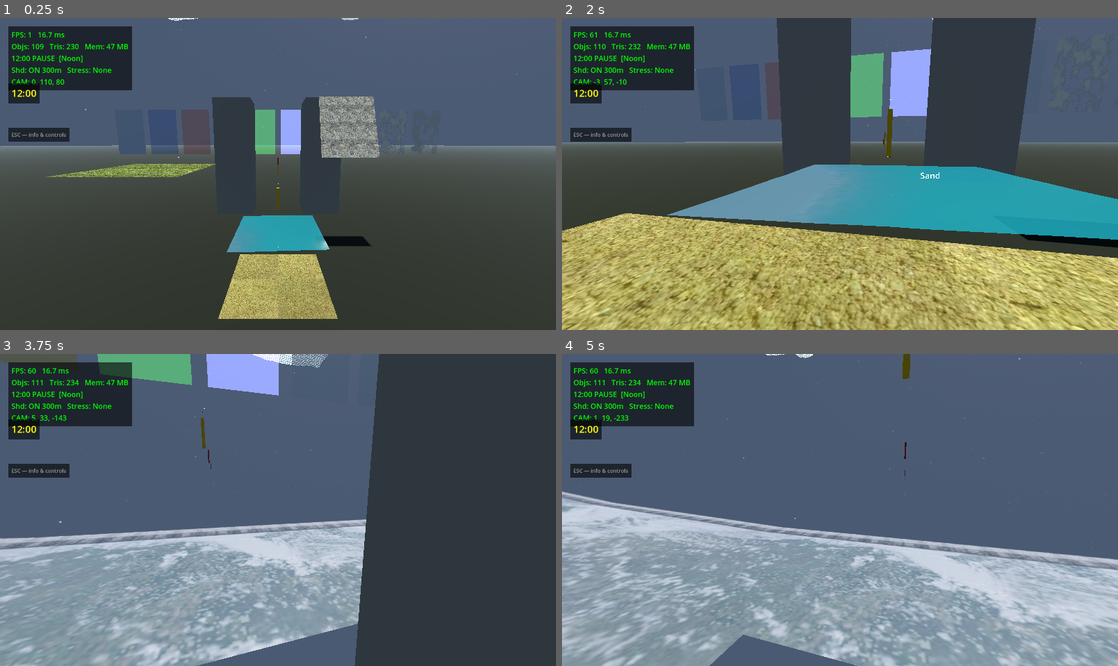
Above: before the commit, frames 1-4 (two rows, left to right).
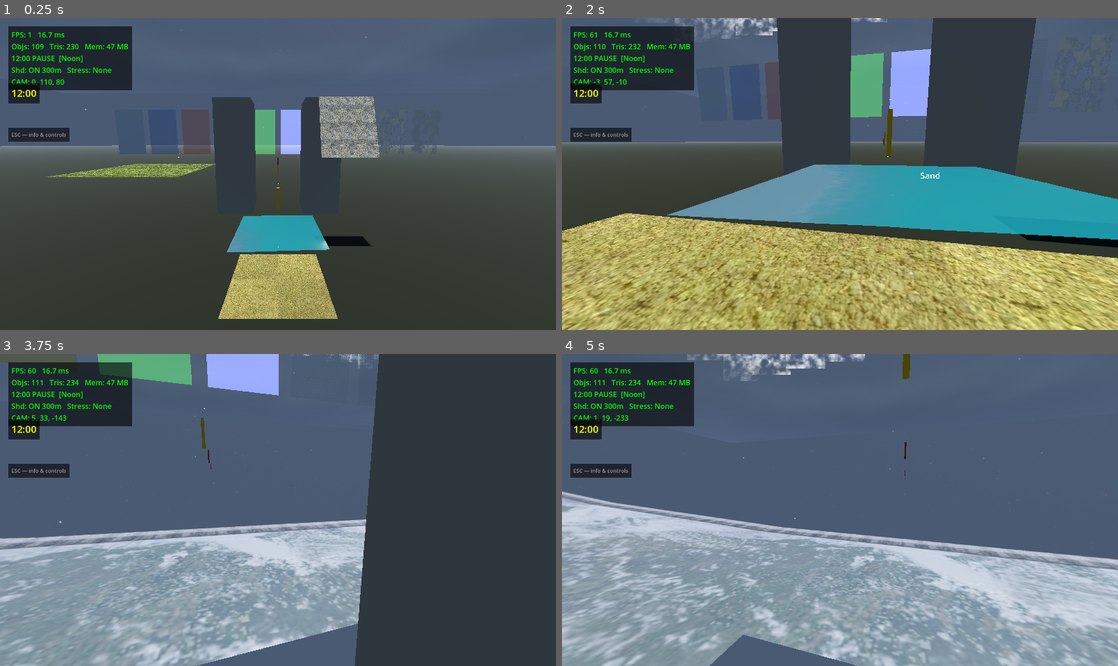
Above: after the commit, the same moments.

Repository: shovelhead24/possession
Game: Godot game, scene res://lighting_test.tscn
Two runs of this game, one before a commit and one after it. Both use one fixed random seed, a clock stepped at 60 frames per second and the inputs below.
Inputs (mouse positions are in pixels of both pictures, inside the frame that each line leads up to):
- Up to frame 1 (0.25 s): no input
- Up to frame 2 (2 s): tap Enter (ui_accept) at 0.5 s; move the mouse to (867, 174) at 0.52 s; hold C 0.53-1.28 s; hold W (move_forward) from 0.53 s (still down); click (867, 174) at 0.67 s; tap Space (jump) at 0.77, 1.52 s; move the mouse to (812, 174) at 1.27 s; tap E (interact) at 1.35 s; tap C at 1.55 s
- Up to frame 3 (3.75 s): keep holding W (move_forward); move the mouse to (289, 503) at 2.02 s; press the mouse at (289, 503) at 2.03 s; tap C at 2.3, 3.05 s; move the mouse to (272, 516) at 2.77 s; release the mouse at (272, 516) at 2.78 s; tap Q (switch_weapon) at 2.85 s; click (272, 516) at 2.92 s; tap Space (jump) at 3.02 s; move the mouse to (316, 513) at 3.52 s; hold F (toggle_fly) from 3.53 s (still down)
- Up to frame 4 (5 s): keep holding W (move_forward); tap Space (jump) at 3.77, 4.52 s; tap C at 3.8, 4.35 s; move the mouse to (795, 506) at 4.27 s; release F (toggle_fly) at 4.28 s

The runs differ from the first frame. In frame 1, less than 0.1% of the frame differs, in the area x 10-65%, y 0-24%; in frame 2, 0.6%; in frame 3, 0.3%; in frame 4, 0.9%, in the area x 22-94%, y 0-21%.

Commit message:
feat(clouds): blend_mix LOD system — MC close, billboard mid/far, animated layers
- cloud_layer_shader: depth_draw_never + per-layer wind animation via TIME
- cloud_billboard_shader: new camera-facing quad, FBM+blend_mix, noise_offset per chunk
- cloud_system: LODS now typed (0=MC, 1=billboard), billboard spawning,
  per-layer wind params from LAYER_WIND, layer planes always visible as background

Co-Authored-By: Claude Sonnet 4.6 <noreply@anthropic.com>

Diff:
--- /dev/null
+++ b/game/cloud_billboard_shader.gdshader
@@ -0,0 +1,44 @@
+shader_type spatial;
+render_mode cull_disabled, shadows_disabled, blend_mix, depth_draw_never, unshaded;
+
+uniform vec3  color_top    : source_color = vec3(1.0, 1.0, 1.0);
+uniform vec3  color_bottom : source_color = vec3(0.58, 0.64, 0.72);
+uniform float coverage     : hint_range(0.0, 1.0) = 0.50;
+uniform float softness     : hint_range(0.05, 0.5) = 0.22;
+uniform vec2  noise_offset = vec2(0.0, 0.0);
+
+float _h2(vec2 p) {
+	p = fract(p * vec2(0.1031, 0.1030));
+	p += dot(p, p.yx + 33.33);
+	return fract((p.x + p.y) * p.x);
+}
+
+float _vn(vec2 p) {
+	vec2 i = floor(p); vec2 f = fract(p);
+	f = f * f * (3.0 - 2.0 * f);
+	return mix(mix(_h2(i), _h2(i + vec2(1.0, 0.0)), f.x),
+	           mix(_h2(i + vec2(0.0, 1.0)), _h2(i + vec2(1.0, 1.0)), f.x), f.y);
+}
+
+float _fbm(vec2 p) {
+	float v = 0.0, a = 0.5;
+	for (int i = 0; i < 5; i++) { v += a * _vn(p); p *= 2.1; a *= 0.5; }
+	return v;
+}
+
+void vertex() {
+	float sx = length(MODELVIEW_MATRIX[0].xyz);
+	float sy = length(MODELVIEW_MATRIX[1].xyz);
+	float sz = length(MODELVIEW_MATRIX[2].xyz);
+	MODELVIEW_MATRIX[0] = vec4(sx, 0.0, 0.0, MODELVIEW_MATRIX[0].w);
+	MODELVIEW_MATRIX[1] = vec4(0.0, sy, 0.0, MODELVIEW_MATRIX[1].w);
+	MODELVIEW_MATRIX[2] = vec4(0.0, 0.0, sz, MODELVIEW_MATRIX[2].w);
+}
+
+void fragment() {
+	vec2 uv = (UV - 0.5) * 6.0 + noise_offset + vec2(TIME * 0.008, 0.0);
+	float d = _fbm(uv);
+	d = smoothstep(1.0 - coverage - softness, 1.0 - coverage + softness, d);
+	ALBEDO = mix(color_bottom, color_top, d * 0.4 + 0.3);
+	ALPHA = d;
+}
--- a/game/cloud_layer_shader.gdshader
+++ b/game/cloud_layer_shader.gdshader
@@ -1,5 +1,5 @@
 shader_type spatial;
-render_mode cull_disabled, shadows_disabled, blend_mix, depth_draw_opaque;
+render_mode cull_disabled, shadows_disabled, blend_mix, depth_draw_never;
 
 uniform vec3  color_top    : source_color = vec3(1.0,  1.0,  1.0);
 uniform vec3  color_bottom : source_color = vec3(0.58, 0.64, 0.72);
@@ -9,6 +9,8 @@
 uniform float cloud_base   : hint_range(0.0, 5000.0) = 1500.0;
 uniform float cloud_top    : hint_range(0.0, 5000.0) = 2000.0;
 uniform float layer_t      : hint_range(0.0, 1.0) = 0.5;
+uniform vec2  wind_dir     = vec2(1.0, 0.0);
+uniform float wind_speed   : hint_range(0.0, 0.05) = 0.008;
 
 varying vec3 world_pos;
 
@@ -42,7 +44,7 @@
 }
 
 void fragment() {
-	float d = fbm(world_pos.xz * noise_scale);
+	float d = fbm(world_pos.xz * noise_scale + wind_dir * TIME * wind_speed);
 	float threshold = 1.0 - coverage;
 	d = smoothstep(threshold - softness, threshold + softness, d);
 	d *= mix(1.0, 0.8, layer_t);
--- a/game/cloud_shader.gdshader
+++ b/game/cloud_shader.gdshader
@@ -1,10 +1,10 @@
 shader_type spatial;
-render_mode cull_disabled, shadows_disabled;
+render_mode cull_disabled, shadows_disabled, blend_mix, depth_draw_never;
 
 uniform vec3  color_top    : source_color = vec3(1.0,  1.0,  1.0);
 uniform vec3  color_bottom : source_color = vec3(0.62, 0.68, 0.74);
-uniform float density_core : hint_range(0.5, 1.0) = 0.94;
-uniform float density_edge : hint_range(0.1, 0.7) = 0.52;
+uniform float alpha_core   : hint_range(0.0, 1.0) = 0.85;
+uniform float alpha_edge   : hint_range(0.0, 1.0) = 0.20;
 uniform float cloud_base   : hint_range(0.0, 5000.0) = 1500.0;
 uniform float cloud_top    : hint_range(0.0, 5000.0) = 2000.0;
 
@@ -15,17 +15,8 @@
 }
 
 void fragment() {
-	// Height tint
 	float h = clamp((world_y - cloud_base) / max(cloud_top - cloud_base, 1.0), 0.0, 1.0);
 	ALBEDO = mix(color_bottom, color_top, h);
-
-	// Normal-facing density: face-on = solid core, edge-on = wispy fringe
-	float facing  = abs(dot(NORMAL, VIEW));
-	float density = mix(density_edge, density_core, pow(facing, 0.4));
-
-	// IGN — Interleaved Gradient Noise (Jimenez 2014)
-	// Per-pixel, blue-noise-like distribution, no spatial correlation → true fine grain
-	float threshold = fract(52.9829189 * fract(dot(FRAGCOORD.xy, vec2(0.06711056, 0.00583715))));
-
-	if (density < threshold) discard;
+	float facing = abs(dot(NORMAL, VIEW));
+	ALPHA = mix(alpha_edge, alpha_core, pow(facing, 0.4));
 }
--- a/game/cloud_system.gd
+++ b/game/cloud_system.gd
@@ -6,17 +6,27 @@
 const CHUNK_XZ     := 512.0
 const CHUNK_Y      := (CLOUD_TOP - CLOUD_BASE)
 
-# [max_horiz_dist, grid_xz, grid_y]
+# [max_horiz_dist, lod_type (0=MC 1=billboard), grid_xz, grid_y]
 const LODS := [
-	[600.0,   24, 12],
-	[1400.0,  12,  6],
-	[3000.0,   6,  3],
+	[ 500.0, 0, 24, 12],   # < 500m:  marching cubes
+	[2000.0, 1,  0,  0],   # < 2000m: billboard
+	[5000.0, 1,  0,  0],   # < 5000m: billboard far
+]
+
+# Per-layer wind: [dir_x, dir_z, speed]
+const LAYER_WIND := [
+	[ 1.0,   0.00,  0.008],
+	[-0.8,   0.15,  0.005],
+	[ 0.5,  -0.25,  0.003],
+	[-0.4,   0.35,  0.002],
+	[ 0.3,   0.45,  0.001],
 ]
 const VIEW_RADIUS := 5   # chunks each direction
 const ISO         := 0.05
 
 var _noise    : FastNoiseLite
 var _mat      : ShaderMaterial
+var _billboard_shader : Shader = null
 var _chunks   : Dictionary = {}   # Vector2i → {mi, lod}
 var _camera   : Camera3D = null
 
@@ -370,6 +380,9 @@
 	_mat.shader = shader
 	_mat.set_shader_parameter("cloud_base", CLOUD_BASE)
 	_mat.set_shader_parameter("cloud_top",  CLOUD_TOP)
+	_billboard_shader = load("res://cloud_billboard_shader.gdshader") as Shader
+	if not _billboard_shader:
+		push_error("CloudSystem: cloud_billboard_shader.gdshader not found")
 
 # ── Lifecycle ────────────────────────────────────────────────────────────────
 var _diag_chunks_spawned: int = 0
@@ -386,13 +399,13 @@
 		if event.keycode == KEY_C:
 			approach = (approach + 1) % 2
 			_apply_approach()
-			print("CloudSystem: approach ", approach, " (", ["marching-cubes IGN", "layered FBM"][approach], ")")
+			print("CloudSystem: approach ", approach, " (", ["MC+billboard+layers", "layers only"][approach], ")")
 
 func _apply_approach():
-	# Show/hide layer planes
+	# Layer planes always visible — they are the background
 	for lm in _layers:
-		lm.visible = (approach == 1)
-	# Marching-cubes chunks visibility
+		lm.visible = true
+	# MC + billboard chunks visible only in approach 0
 	for coord in _chunks:
 		_chunks[coord]["mi"].visible = (approach == 0)
 
@@ -422,9 +435,12 @@
 		mesh.add_surface_from_arrays(Mesh.PRIMITIVE_TRIANGLES, arr)
 		var mat = ShaderMaterial.new()
 		mat.shader = shader
-		mat.set_shader_parameter("cloud_base", CLOUD_BASE)
-		mat.set_shader_parameter("cloud_top",  CLOUD_TOP)
-		mat.set_shader_parameter("layer_t",    t)
+		mat.set_shader_parameter("cloud_base",  CLOUD_BASE)
+		mat.set_shader_parameter("cloud_top",   CLOUD_TOP)
+		mat.set_shader_parameter("layer_t",     t)
+		var wp = LAYER_WIND[i]
+		mat.set_shader_parameter("wind_dir",   Vector2(wp[0], wp[1]))
+		mat.set_shader_parameter("wind_speed",  wp[2])
 		var mi = MeshInstance3D.new()
 		mi.mesh             = mesh
 		mi.material_override = mat
@@ -442,11 +458,10 @@
 		else:
 			return
 
-	# Layer planes track camera XZ
-	if approach == 1:
-		for lm in _layers:
-			lm.global_position.x = _camera.global_position.x
-			lm.global_position.z = _camera.global_position.z
+	# Layer planes always track camera XZ
+	for lm in _layers:
+		lm.global_position.x = _camera.global_position.x
+		lm.global_position.z = _camera.global_position.z
 
 	var cp   = _camera.global_position
 	var ccx  = int(floor(cp.x / CHUNK_XZ))
@@ -487,8 +502,11 @@
 
 # ── Chunk generation ─────────────────────────────────────────────────────────
 func _spawn_chunk(coord: Vector2i, lod: int):
-	var gxz: int = LODS[lod][1]
-	var gy:  int = LODS[lod][2]
+	if LODS[lod][1] == 1:
+		_spawn_chunk_billboard(coord)
+		return
+	var gxz: int = LODS[lod][2]
+	var gy:  int = LODS[lod][3]
 	var ox = coord.x * CHUNK_XZ
 	var oz = coord.y * CHUNK_XZ
 	var oy = CLOUD_BASE
@@ -525,6 +543,28 @@
 	mi.gi_mode     = GeometryInstance3D.GI_MODE_DISABLED
 	add_child(mi)
 	_chunks[coord] = {"mi": mi, "lod": lod}
+
+func _spawn_chunk_billboard(coord: Vector2i):
+	if not _billboard_shader:
+		return
+	var quad = QuadMesh.new()
+	quad.size = Vector2(CHUNK_XZ, CHUNK_Y)
+	quad.orientation = PlaneMesh.FACE_Z
+	var mi = MeshInstance3D.new()
+	mi.mesh = quad
+	mi.cast_shadow = GeometryInstance3D.SHADOW_CASTING_SETTING_OFF
+	mi.gi_mode     = GeometryInstance3D.GI_MODE_DISABLED
+	mi.position    = Vector3(
+		(coord.x + 0.5) * CHUNK_XZ,
+		CLOUD_BASE + CHUNK_Y * 0.5,
+		(coord.y + 0.5) * CHUNK_XZ)
+	var mat = ShaderMaterial.new()
+	mat.shader = _billboard_shader
+	mat.set_shader_parameter("noise_offset",
+		Vector2(float(coord.x) * 3.73, float(coord.y) * 4.17))
+	mi.material_override = mat
+	add_child(mi)
+	_chunks[coord] = {"mi": mi, "lod": 1}
 
 # ── Marching cubes ────────────────────────────────────────────────────────────
 func _marching_cubes(grid: PackedFloat32Array,
